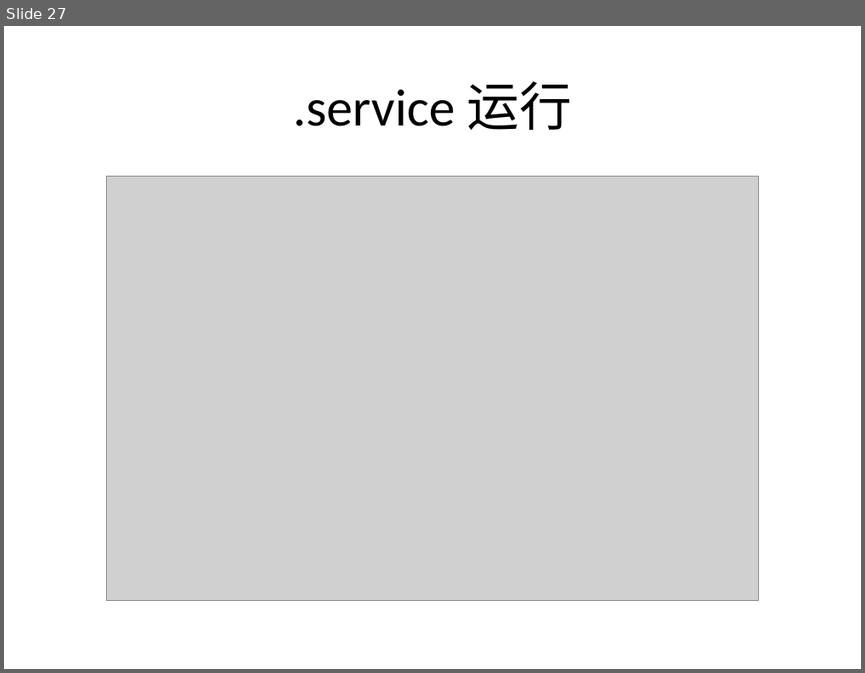
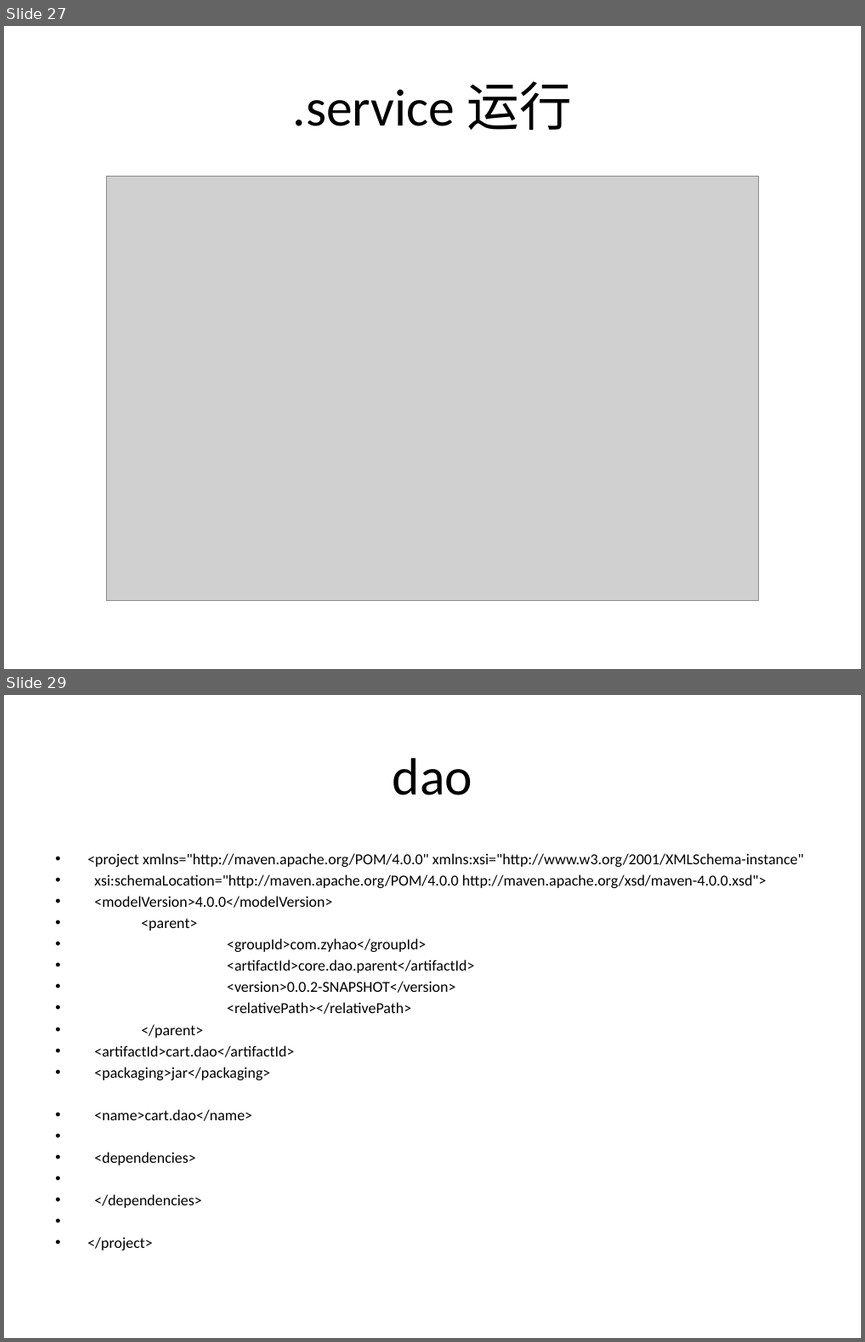
Before and after one commit to fc13240/liusydoc, a slide deck: 开发部署一体化PPT/创建工程步骤.pptx. Shown one above the other, each under a label of ours: slide 27 before the commit, slides 27 and 29 after it; the slides between them are not shown. The pictures are 865x673 and 865x1342 pixels, drawn with LibreOffice and Linux fonts; fonts in the diff are those of the drawing; grey boxes stand for pictures. Boxes give left, top, right and bottom in pixels: in the first picture for what was removed or moved away, otherwise in the second. Text is boxed around its words. In the diff, an @@ line names an element or a change of style, - is before the commit and + after.

```diff
--- a/开发部署一体化PPT/创建工程步骤.pptx
+++ b/开发部署一体化PPT/创建工程步骤.pptx
@@ slide 29 added at [4, 695, 861, 1338], background #FFFFFF @@
@@ title added at [392, 758, 472, 795], 44 pt, text #000000 @@
+dao
@@ text added at [87, 853, 804, 1250], 12.8 pt, text #000000 @@
+• <project xmlns="http://maven.apache.org/POM/4.0.0" xmlns:xsi="http://www.w3.org/2001/XMLSchema-instance"
+• xsi:schemaLocation="http://maven.apache.org/POM/4.0.0 http://maven.apache.org/xsd/maven-4.0.0.xsd">
+• <modelVersion>4.0.0</modelVersion>
+• <parent>
+• <groupId>com.zyhao</groupId>
+• <artifactId>core.dao.parent</artifactId>
+• <version>0.0.2-SNAPSHOT</version>
+• <relativePath></relativePath>
+• </parent>
+• <artifactId>cart.dao</artifactId>
+• <packaging>jar</packaging>
+• <name>cart.dao</name>
+• <dependencies>
+• </dependencies>
+• </project>
```
Also in this commit, not shown: 5 other slides added, 4 other files.
